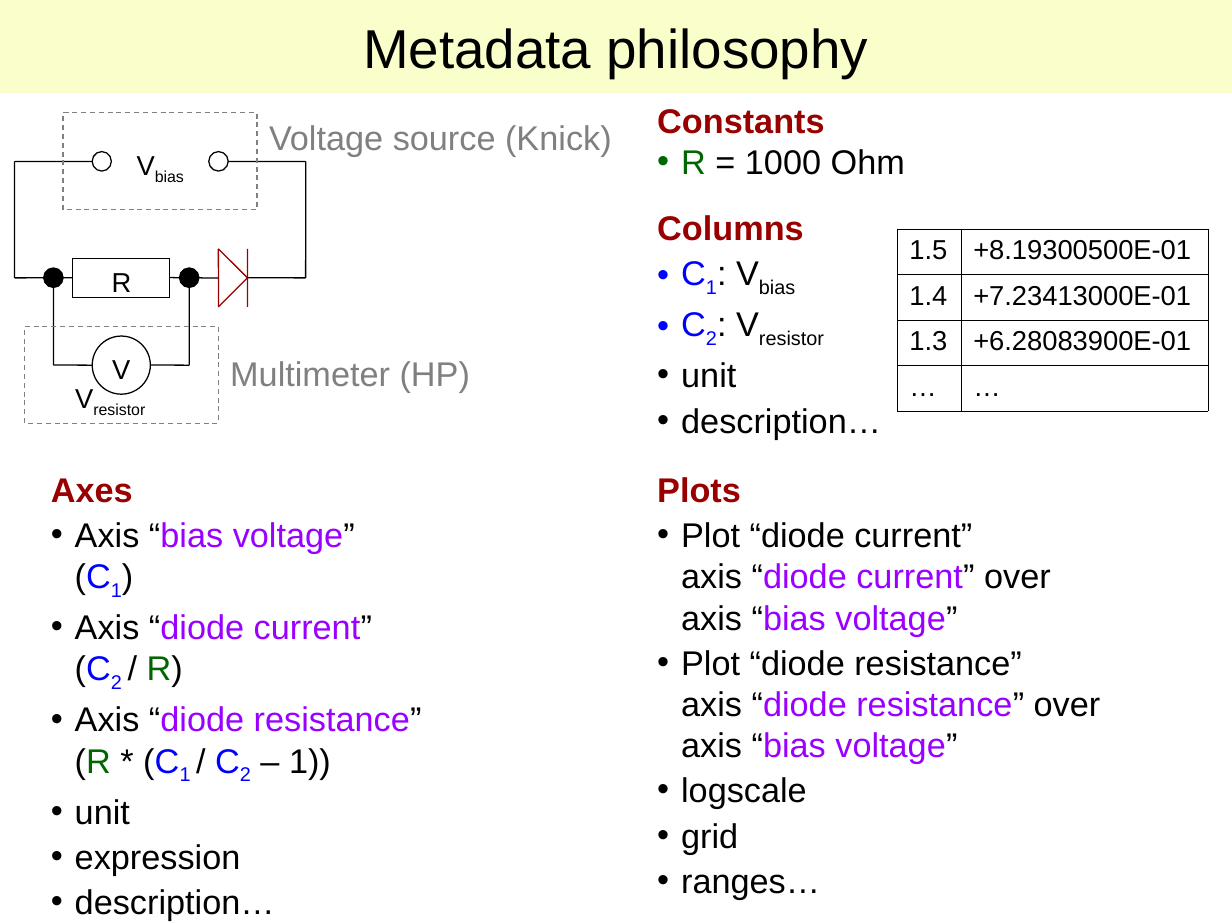
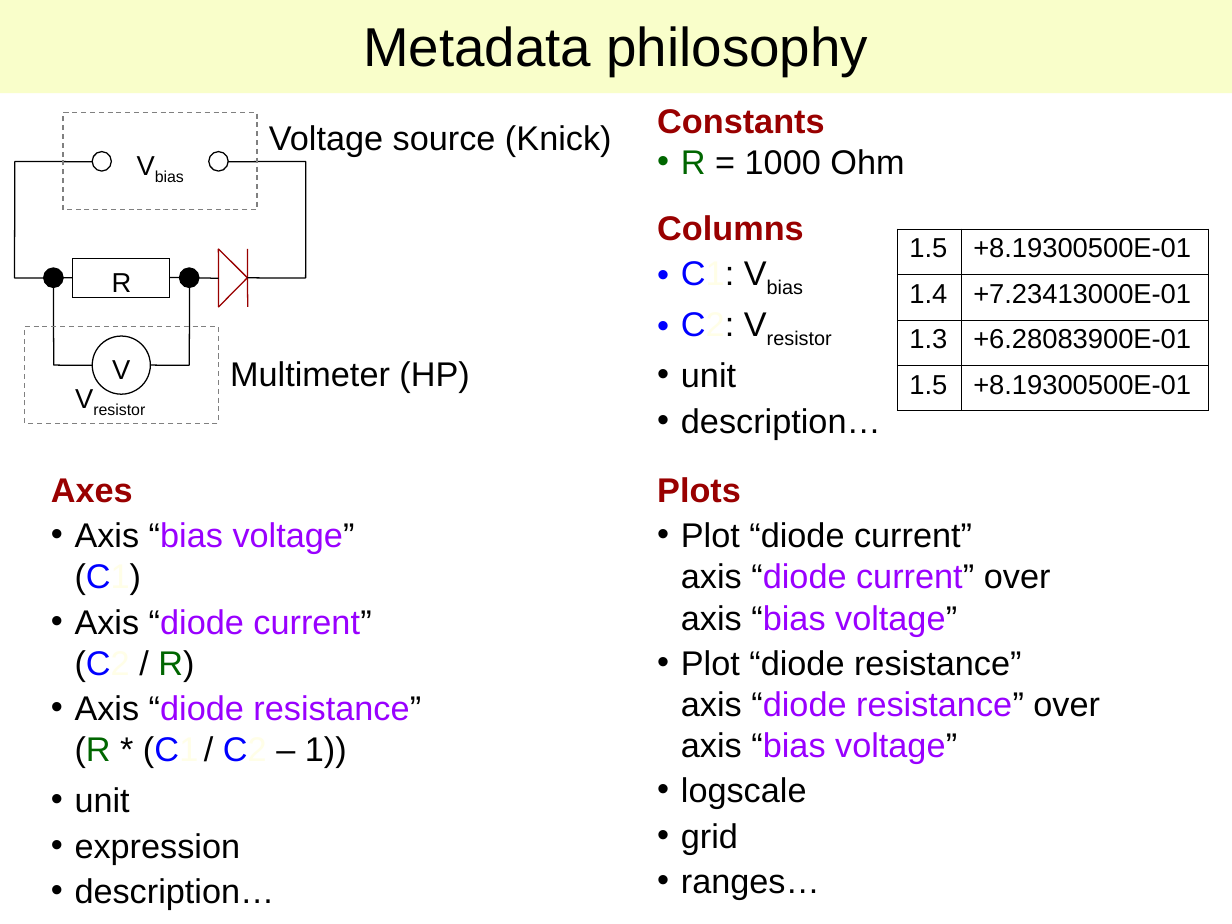
Before and after one commit to lab-measurement/Lab-VISA, a slide deck: slide 12 of Tutorial/Talk/Lab-VISA.ppt. Drawn at 1232x924 pixels with LibreOffice and Linux fonts; fonts in the diff are those of the drawing. Boxes give left, top, right and bottom in pixels: in the first picture for what was removed or moved away, otherwise in the second. Text is boxed around its words. In the diff, an @@ line names an element or a change of style, - is before the commit and + after.

```diff
--- a/Tutorial/Talk/Lab-VISA.ppt
+++ b/Tutorial/Talk/Lab-VISA.ppt
@@ title "Metadata philosophy" at (0, 0, 1232, 94): line spacing 1 to 0.93 @@
@@ text "Voltage source (Knick)" at (269, 125, 612, 156): text colour #808080 to #000000 @@
@@ text "Columns" at (657, 215, 881, 439): text colour #0000FF to #FFFEE7, now on the baseline in "C1:", "C2:" @@
@@ table at (897, 229, 1207, 411) @@
-row 4, column 1: …
+row 4, column 1: 1.5
-row 4, column 2: …
+row 4, column 2: +8.19300500E-01
@@ line spacing 1 to 0.93 @@
@@ text "Multimeter (HP)" at (230, 361, 469, 392): text colour #808080 to #000000 @@
@@ text "Axes" at (51, 478, 421, 909): text colour #0000FF to #FFFEE7, now on the baseline in "(C1)", "(C2", "(C1 C2" @@
```
Also in this commit, not shown: 11 other slides changed, 3 slides added, 5 slides removed, 2 other files.
